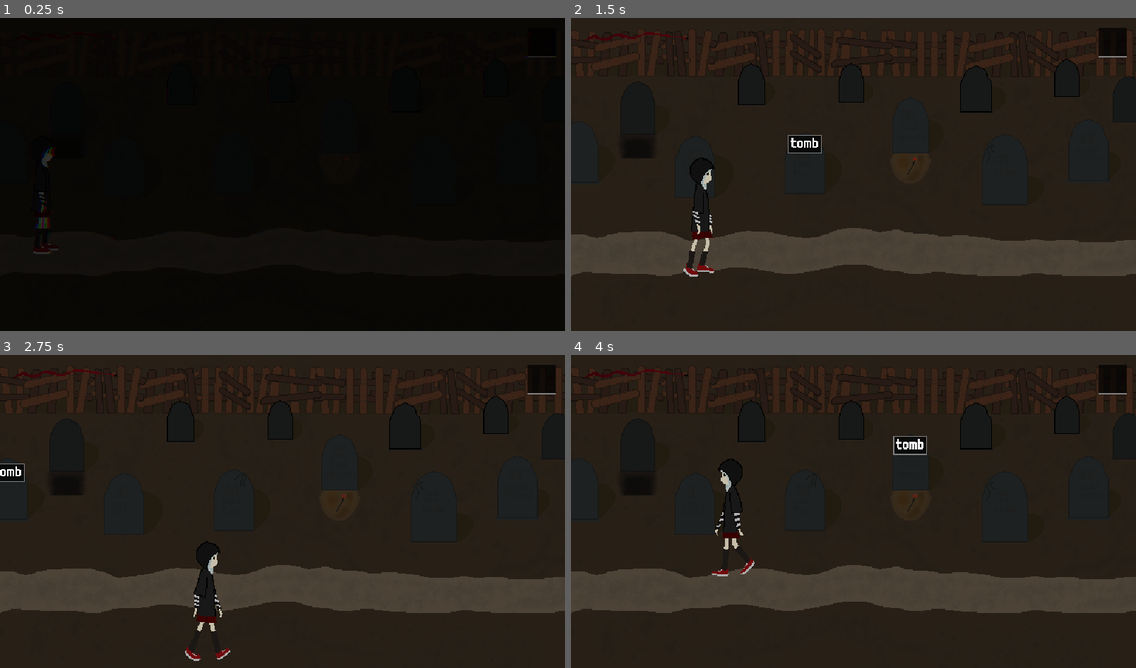
Above: before the commit, frames 1-4 (two rows, left to right).
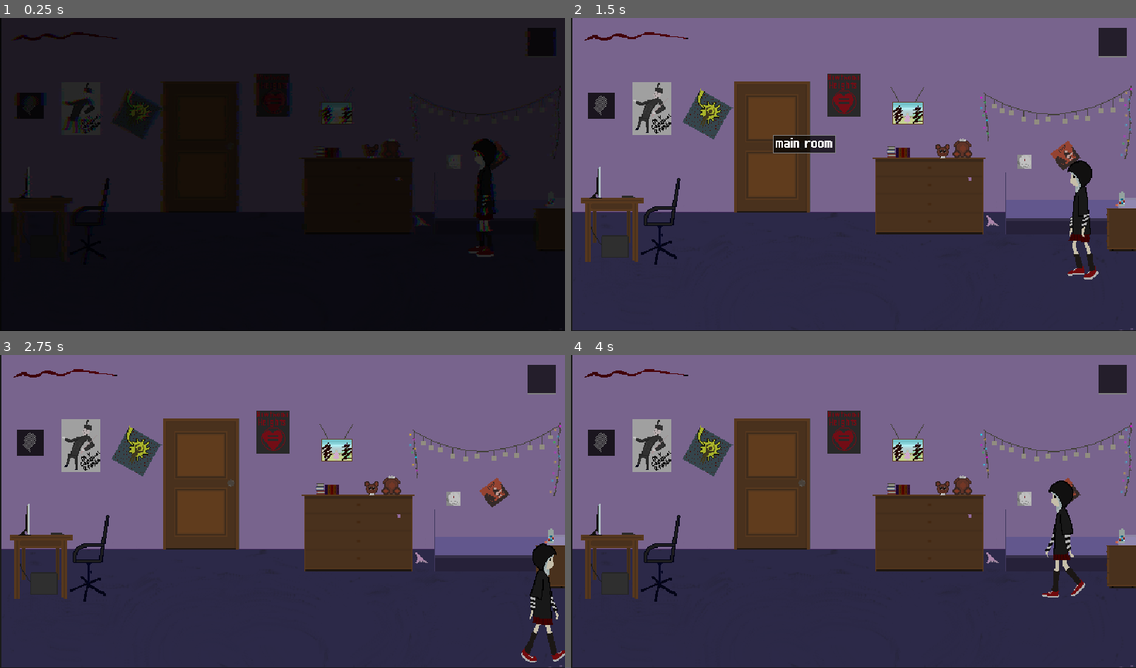
Above: after the commit, the same moments.

Repository: reeFridge/2q20
Game: Godot game, scene res://main.tscn
Two runs of this game, one before a commit and one after it. Both use one fixed random seed, a clock stepped at 60 frames per second and the inputs below.
Inputs (mouse positions are in pixels of both pictures, inside the frame that each line leads up to):
- Up to frame 1 (0.25 s): no input
- Up to frame 2 (1.5 s): move the mouse to (695, 165) at 0.52 s; hold Right (ui_right) 0.53-1.28 s; click (695, 165) at 0.67 s; move the mouse to (802, 161) at 1.27 s; hold Down (ui_down) from 1.28 s (still down); click (802, 161) at 1.42 s
- Up to frame 3 (2.75 s): move the mouse to (5, 489) at 2.02 s; release Down (ui_down) at 2.03 s; hold Right (ui_right) from 2.03 s (still down); click (5, 489) at 2.17 s
- Up to frame 4 (4 s): move the mouse to (1085, 486) at 2.77 s; release Right (ui_right) at 2.78 s; hold Up (ui_up) 2.78-3.53 s; click (1085, 486) at 2.92 s; move the mouse to (910, 461) at 3.52 s; hold Left (ui_left) from 3.53 s (still down); click (910, 461) at 3.67 s

The runs differ from the first frame. In frame 1, 49% of the frame differs, in the area x 0-100%, y 0-100%; in frame 2, 96%; in frame 3, 96%; in frame 4, 96%.

Commit message:
fixed issues after merge items branch into master

Diff:
--- a/locations/room_1.tscn
+++ b/locations/room_1.tscn
@@ -24,46 +24,46 @@
 [sub_resource type="RectangleShape2D" id=3]
 extents = Vector2( 20, 28 )
 
+[sub_resource type="RectangleShape2D" id=4]
+extents = Vector2( 23.6608, 22.7824 )
+
+[sub_resource type="RectangleShape2D" id=5]
+extents = Vector2( 18.1179, 23.9415 )
+
+[sub_resource type="RectangleShape2D" id=6]
+extents = Vector2( 8.79082, 7.34462 )
+
+[sub_resource type="RectangleShape2D" id=7]
+extents = Vector2( 13.0805, 13.5561 )
+
+[sub_resource type="RectangleShape2D" id=8]
+extents = Vector2( 16, 11 )
+
+[sub_resource type="RectangleShape2D" id=9]
+extents = Vector2( 69.1638, 10 )
+
+[sub_resource type="RectangleShape2D" id=10]
+extents = Vector2( 13.3009, 6.59398 )
+
+[sub_resource type="CircleShape2D" id=11]
+radius = 10.0499
+
 [sub_resource type="RectangleShape2D" id=12]
-extents = Vector2( 23.6608, 22.7824 )
+extents = Vector2( 5, 6 )
 
 [sub_resource type="RectangleShape2D" id=13]
-extents = Vector2( 18.1179, 23.9415 )
+extents = Vector2( 5, 8 )
 
 [sub_resource type="RectangleShape2D" id=14]
-extents = Vector2( 8.79082, 7.34462 )
+extents = Vector2( 58, 12 )
 
 [sub_resource type="RectangleShape2D" id=15]
-extents = Vector2( 13.0805, 13.5561 )
-
-[sub_resource type="RectangleShape2D" id=4]
-extents = Vector2( 16, 11 )
+extents = Vector2( 16, 14 )
 
 [sub_resource type="RectangleShape2D" id=16]
-extents = Vector2( 69.1638, 10 )
+extents = Vector2( 54, 10 )
 
 [sub_resource type="RectangleShape2D" id=17]
-extents = Vector2( 13.3009, 6.59398 )
-
-[sub_resource type="CircleShape2D" id=5]
-radius = 10.0499
-
-[sub_resource type="RectangleShape2D" id=6]
-extents = Vector2( 5, 6 )
-
-[sub_resource type="RectangleShape2D" id=7]
-extents = Vector2( 5, 8 )
-
-[sub_resource type="RectangleShape2D" id=8]
-extents = Vector2( 58, 12 )
-
-[sub_resource type="RectangleShape2D" id=9]
-extents = Vector2( 16, 14 )
-
-[sub_resource type="RectangleShape2D" id=10]
-extents = Vector2( 54, 10 )
-
-[sub_resource type="RectangleShape2D" id=11]
 extents = Vector2( 52, 15.4738 )
 
 [node name="Node2D" type="Node2D"]
@@ -291,13 +291,12 @@
 collision_layer = 2
 
 [node name="CollisionShape2D" type="CollisionShape2D" parent="container/furniture/Table"]
-shape = SubResource( 11 )
+shape = SubResource( 17 )
 
 [node name="monitor" parent="container" instance=ExtResource( 6 )]
 position = Vector2( -273, 85 )
-frame = 3
+frame = 2
 offset = Vector2( 0, -73.013 )
-
 [connection signal="triggered" from="Door" to="Door/trigger_handler" method="_on_triggered"]
 [connection signal="triggered" from="Poster" to="Poster/Node" method="_on_triggered"]
 [connection signal="triggered" from="Poster2" to="Poster2/Node" method="_on_triggered"]
--- a/locations/room_2.tscn
+++ b/locations/room_2.tscn
@@ -11,6 +11,7 @@
 [ext_resource path="res://assets/sprites/time-2.png" type="Texture" id=9]
 [ext_resource path="res://scripts/knife_actions.gd" type="Script" id=10]
 [ext_resource path="res://assets/sprites/knife.png" type="Texture" id=11]
+[ext_resource path="res://assets/sprites/mebel.png" type="Texture" id=12]
 
 [sub_resource type="RectangleShape2D" id=1]
 extents = Vector2( 124, 12 )
@@ -18,25 +19,7 @@
 [sub_resource type="RectangleShape2D" id=2]
 extents = Vector2( 40, 70 )
 
-[sub_resource type="RectangleShape2D" id=3]
-extents = Vector2( 7.23375, 7.03482 )
-
-[sub_resource type="AtlasTexture" id=4]
-region = Rect2( 6, 4, 184, 103 )
-
-[sub_resource type="RectangleShape2D" id=4]
-extents = Vector2( 66.342, 25.8734 )
-
-[sub_resource type="RectangleShape2D" id=6]
-extents = Vector2( 19.2392, 17.2489 )
-
-[sub_resource type="AtlasTexture" id=7]
-region = Rect2( 346, 23, 235, 79 )
-
-[sub_resource type="RectangleShape2D" id=8]
-extents = Vector2( 116.762, 17.9124 )
-
-[sub_resource type="SpriteFrames" id=9]
+[sub_resource type="SpriteFrames" id=4]
 animations = [ {
 "frames": [ ExtResource( 8 ), ExtResource( 9 ), ExtResource( 6 ) ],
 "loop": true,
@@ -44,45 +27,65 @@
 "speed": 3.0
 } ]
 
-[sub_resource type="RectangleShape2D" id=14]
+[sub_resource type="AtlasTexture" id=5]
+atlas = ExtResource( 12 )
+region = Rect2( 6, 4, 184, 103 )
+
+[sub_resource type="RectangleShape2D" id=23]
+extents = Vector2( 69.2425, 23.9227 )
+
+[sub_resource type="RectangleShape2D" id=6]
+extents = Vector2( 19.2392, 17.2489 )
+
+[sub_resource type="AtlasTexture" id=7]
+atlas = ExtResource( 12 )
+region = Rect2( 346, 23, 235, 79 )
+
+[sub_resource type="RectangleShape2D" id=24]
+extents = Vector2( 114.819, 16.2934 )
+
+[sub_resource type="RectangleShape2D" id=8]
+extents = Vector2( 7.17841, 6.97502 )
+
+[sub_resource type="RectangleShape2D" id=9]
 extents = Vector2( 11.9776, 17.5472 )
 
 [sub_resource type="RectangleShape2D" id=10]
 extents = Vector2( 39.7057, 69.9577 )
 
+[sub_resource type="RectangleShape2D" id=11]
+extents = Vector2( 24.8729, 36.9282 )
+
+[sub_resource type="RectangleShape2D" id=12]
+extents = Vector2( 28.9862, 7.2958 )
+
 [sub_resource type="RectangleShape2D" id=13]
-extents = Vector2( 24.8729, 36.9282 )
-
-[sub_resource type="RectangleShape2D" id=11]
-extents = Vector2( 28.9862, 7.2958 )
+extents = Vector2( 19.1826, 10 )
+
+[sub_resource type="RectangleShape2D" id=14]
+extents = Vector2( 10.0646, 15.5046 )
 
 [sub_resource type="RectangleShape2D" id=15]
-extents = Vector2( 19.1826, 10 )
+extents = Vector2( 26.9492, 5.69269 )
+
+[sub_resource type="RectangleShape2D" id=16]
+extents = Vector2( 19.3224, 12.1694 )
+
+[sub_resource type="RectangleShape2D" id=17]
+extents = Vector2( 6.73407, 6.87069 )
+
+[sub_resource type="RectangleShape2D" id=18]
+extents = Vector2( 21.3114, 17.1418 )
 
 [sub_resource type="RectangleShape2D" id=19]
-extents = Vector2( 12.423, 16.2562 )
-
-[sub_resource type="RectangleShape2D" id=23]
-extents = Vector2( 24.4352, 19.5482 )
+extents = Vector2( 5.53394, 6.32449 )
 
 [sub_resource type="RectangleShape2D" id=20]
-extents = Vector2( 22.2993, 12.1694 )
+extents = Vector2( 2.89873, 6.85153 )
 
 [sub_resource type="RectangleShape2D" id=21]
-extents = Vector2( 7.52618, 7.9443 )
 
 [sub_resource type="RectangleShape2D" id=22]
-extents = Vector2( 21.3114, 17.1418 )
-
-[sub_resource type="RectangleShape2D" id=16]
-extents = Vector2( 5.53394, 6.32449 )
-
-[sub_resource type="RectangleShape2D" id=17]
-extents = Vector2( 2.89873, 6.85153 )
-
-[sub_resource type="RectangleShape2D" id=18]
-
-[sub_resource type="RectangleShape2D" id=12]
 extents = Vector2( 47.0988, 24.7074 )
 
 [node name="Node2D" instance=ExtResource( 4 )]
@@ -153,33 +156,28 @@
 script = ExtResource( 2 )
 scene_index = 2
 
-[node name="knife" parent="." index="11" instance=ExtResource( 1 )]
-position = Vector2( 286.412, 21.7423 )
-text = "knife"
-distance_to_activate = 50
-inventory_texture = ExtResource( 11 )
-
-[node name="knife" type="Sprite" parent="knife" index="0"]
-texture = ExtResource( 11 )
-flip_h = true
-
-[node name="CollisionShape2D" type="CollisionShape2D" parent="knife" index="1"]
-shape = SubResource( 3 )
-
-[node name="actions" type="Node" parent="knife" index="2"]
-script = ExtResource( 10 )
+[node name="clock" type="AnimatedSprite" parent="." index="11"]
+position = Vector2( 189.738, -106.147 )
+frames = SubResource( 4 )
+frame = 2
+playing = true
+
+[node name="AudioStreamPlayer2D" type="AudioStreamPlayer2D" parent="clock" index="0"]
+stream = ExtResource( 7 )
+autoplay = true
+max_distance = 400.0
 
 [node name="container" type="YSort" parent="." index="12"]
 
 [node name="table" type="Sprite" parent="container" index="0"]
 position = Vector2( -230.487, 79.3432 )
-texture = SubResource( 4 )
+texture = SubResource( 5 )
 
 [node name="StaticBody2D" type="StaticBody2D" parent="container/table" index="0"]
-position = Vector2( -23.8831, 14.5952 )
+position = Vector2( -23.8831, 18.3767 )
 
 [node name="CollisionShape2D" type="CollisionShape2D" parent="container/table/StaticBody2D" index="0"]
-shape = SubResource( 4 )
+shape = SubResource( 23 )
 
 [node name="StaticBody2D2" type="StaticBody2D" parent="container/table" index="1"]
 position = Vector2( 69.6591, 13.2684 )
@@ -188,14 +186,14 @@
 shape = SubResource( 6 )
 
 [node name="chair" type="Sprite" parent="container" index="1"]
-position = Vector2( 94.5891, 80.0067 )
+position = Vector2( 94.5891, 112.149 )
 texture = SubResource( 7 )
 offset = Vector2( 0, -20 )
 
 [node name="StaticBody2D" type="StaticBody2D" parent="container/chair" index="0"]
 
 [node name="CollisionShape2D" type="CollisionShape2D" parent="container/chair/StaticBody2D" index="0"]
-shape = SubResource( 7 )
+shape = SubResource( 24 )
 
 [node name="knife" parent="container" index="2" instance=ExtResource( 1 )]
 position = Vector2( -227.6, 82.0451 )
@@ -215,25 +213,14 @@
 [node name="actions" type="Node" parent="container/knife" index="2"]
 script = ExtResource( 10 )
 
-[node name="clock" type="AnimatedSprite" parent="." index="12"]
-position = Vector2( 189.738, -106.147 )
-frames = SubResource( 9 )
-frame = 2
-playing = true
-
-[node name="AudioStreamPlayer2D" type="AudioStreamPlayer2D" parent="clock" index="0"]
-stream = ExtResource( 7 )
-autoplay = true
-max_distance = 400.0
-
-[node name="clock2" parent="." index="14" instance=ExtResource( 1 )]
+[node name="clock2" parent="." index="13" instance=ExtResource( 1 )]
 position = Vector2( 189.358, -107.491 )
 text = "clock"
 
 [node name="CollisionShape2D" type="CollisionShape2D" parent="clock2" index="0"]
-shape = SubResource( 14 )
-
-[node name="parents_room" parent="." index="15" instance=ExtResource( 1 )]
+shape = SubResource( 9 )
+
+[node name="parents_room" parent="." index="14" instance=ExtResource( 1 )]
 position = Vector2( 293.056, -59.7569 )
 text = "parents room"
 
@@ -242,118 +229,119 @@
 
 [node name="actions" type="Node" parent="parents_room" index="1"]
 script = ExtResource( 5 )
-text = "Parents' room…I haven't been here since…"
-
-[node name="Mirror" parent="." index="16" instance=ExtResource( 1 )]
+text = "Parents' room ... I haven't been here since ..."
+
+[node name="Mirror" parent="." index="15" instance=ExtResource( 1 )]
 position = Vector2( -147.101, -75.2983 )
 text = "mirror"
 
 [node name="CollisionShape2D" type="CollisionShape2D" parent="Mirror" index="0"]
-shape = SubResource( 13 )
+shape = SubResource( 11 )
 
 [node name="Node" type="Node" parent="Mirror" index="1"]
 script = ExtResource( 5 )
 text = "I broke it due to mood swings."
 
-[node name="gramophone" parent="." index="17" instance=ExtResource( 1 )]
+[node name="gramophone" parent="." index="16" instance=ExtResource( 1 )]
 position = Vector2( 187.161, -41.8183 )
 text = "gramophone"
 
 [node name="CollisionShape2D" type="CollisionShape2D" parent="gramophone" index="0"]
-shape = SubResource( 11 )
+shape = SubResource( 12 )
 
 [node name="Node" type="Node" parent="gramophone" index="1"]
 script = ExtResource( 5 )
 text = "This gramophone is older than me. My dad repaired it many times. I enjoy listening to vinyls."
 
-[node name="blood drawing" parent="." index="18" instance=ExtResource( 1 )]
+[node name="blood drawing" parent="." index="17" instance=ExtResource( 1 )]
 position = Vector2( 36.0416, -103.921 )
 text = "blood drawing"
 
 [node name="CollisionShape2D" type="CollisionShape2D" parent="blood drawing" index="0"]
-shape = SubResource( 15 )
-
-[node name="trash" parent="." index="19" instance=ExtResource( 1 )]
+shape = SubResource( 13 )
+
+[node name="trash" parent="." index="18" instance=ExtResource( 1 )]
 position = Vector2( -384.267, 9.26015 )
 text = "trash"
 
 [node name="CollisionShape2D" type="CollisionShape2D" parent="trash" index="0"]
-shape = SubResource( 19 )
-
-[node name="trash4" parent="." index="20" instance=ExtResource( 1 )]
+shape = SubResource( 14 )
+
+[node name="trash4" parent="." index="19" instance=ExtResource( 1 )]
 position = Vector2( -359.406, 7.21678 )
 text = "valorant "
 
 [node name="CollisionShape2D" type="CollisionShape2D" parent="trash4" index="0"]
-shape = SubResource( 19 )
-
-[node name="board" parent="." index="21" instance=ExtResource( 1 )]
-position = Vector2( 241.202, 140.956 )
+shape = SubResource( 14 )
+
+[node name="board" parent="." index="20" instance=ExtResource( 1 )]
+position = Vector2( 242.462, 138.435 )
 text = "board"
 
 [node name="CollisionShape2D" type="CollisionShape2D" parent="board" index="0"]
-shape = SubResource( 23 )
+rotation = -0.423726
+shape = SubResource( 15 )
 
 [node name="Node" type="Node" parent="board" index="1"]
 script = ExtResource( 5 )
 text = "it's me."
 
-[node name="trash3" parent="." index="22" instance=ExtResource( 1 )]
+[node name="trash3" parent="." index="21" instance=ExtResource( 1 )]
 position = Vector2( -204.45, 3.4706 )
 text = "trash"
 
 [node name="CollisionShape2D" type="CollisionShape2D" parent="trash3" index="0"]
-shape = SubResource( 20 )
-
-[node name="trash2" parent="." index="23" instance=ExtResource( 1 )]
+shape = SubResource( 16 )
+
+[node name="trash2" parent="." index="22" instance=ExtResource( 1 )]
 position = Vector2( -334.545, 8.23847 )
 text = "trash"
 
 [node name="CollisionShape2D" type="CollisionShape2D" parent="trash2" index="0"]
-shape = SubResource( 19 )
-
-[node name="splinter" parent="." index="24" instance=ExtResource( 1 )]
+shape = SubResource( 14 )
+
+[node name="splinter" parent="." index="23" instance=ExtResource( 1 )]
 position = Vector2( -137.03, 8.81951 )
 text = "splinter"
 
 [node name="CollisionShape2D" type="CollisionShape2D" parent="splinter" index="0"]
-shape = SubResource( 21 )
-
-[node name="dried flowers" parent="." index="25" instance=ExtResource( 1 )]
+shape = SubResource( 17 )
+
+[node name="dried flowers" parent="." index="24" instance=ExtResource( 1 )]
 position = Vector2( -52.9491, 4.79517 )
 text = "dried flowers"
 
 [node name="CollisionShape2D" type="CollisionShape2D" parent="dried flowers" index="0"]
-shape = SubResource( 22 )
-
-[node name="photo" parent="." index="26" instance=ExtResource( 1 )]
+shape = SubResource( 18 )
+
+[node name="photo" parent="." index="25" instance=ExtResource( 1 )]
 position = Vector2( 28.7051, -42.1602 )
 text = "photo"
 
 [node name="CollisionShape2D" type="CollisionShape2D" parent="photo" index="0"]
 position = Vector2( -0.263519, 0.790562 )
-shape = SubResource( 16 )
-
-[node name="water bottle" parent="." index="27" instance=ExtResource( 1 )]
+shape = SubResource( 19 )
+
+[node name="water bottle" parent="." index="26" instance=ExtResource( 1 )]
 position = Vector2( 12.8939, -42.1602 )
 text = "water bottle"
 
 [node name="CollisionShape2D" type="CollisionShape2D" parent="water bottle" index="0"]
-shape = SubResource( 17 )
-
-[node name="comics" parent="." index="28" instance=ExtResource( 1 )]
+shape = SubResource( 20 )
+
+[node name="comics" parent="." index="27" instance=ExtResource( 1 )]
 position = Vector2( -6.87012, -43.7413 )
 text = "comics"
 
 [node name="CollisionShape2D" type="CollisionShape2D" parent="comics" index="0"]
-shape = SubResource( 18 )
-
-[node name="TV" parent="." index="29" instance=ExtResource( 1 )]
+shape = SubResource( 21 )
+
+[node name="TV" parent="." index="28" instance=ExtResource( 1 )]
 position = Vector2( 94.7629, -31.6408 )
 text = "TV"
 
 [node name="CollisionShape2D" type="CollisionShape2D" parent="TV" index="0"]
-shape = SubResource( 12 )
+shape = SubResource( 22 )
 
 [node name="Node" type="Node" parent="TV" index="1"]
 script = ExtResource( 5 )
--- a/locations/street.tscn
+++ b/locations/street.tscn
@@ -75,11 +75,9 @@
 z_index = 1
 texture = ExtResource( 3 )
 
-[node name="Sprite" type="Sprite" parent="." index="10"]
-position = Vector2( 14.25, -3.79999 )
-
-[node name="vetka" type="Sprite" parent="Sprite" index="0"]
-position = Vector2( -330.073, -55.5334 )
+[node name="vetka" type="Sprite" parent="." index="10"]
+position = Vector2( -315.823, -59.3334 )
+z_index = 2
 texture = ExtResource( 7 )
 
 [node name="swing" parent="." index="11" instance=ExtResource( 4 )]
--- a/scripts/global.gd
+++ b/scripts/global.gd
@@ -16,7 +16,7 @@
 
 func _ready():
 	print("global loaded")
-	change_scene(4)
+	change_scene(0)
 
 func get_player():
 	return main.get_player()
Not shown: 9 places in locations/room_1.tscn that only renumber resources
Not shown: 1 places in locations/room_2.tscn that only renumber resources
Not shown: 5 places in locations/street.tscn that only renumber resources
Not shown: 4 places in main.tscn that only renumber resources
